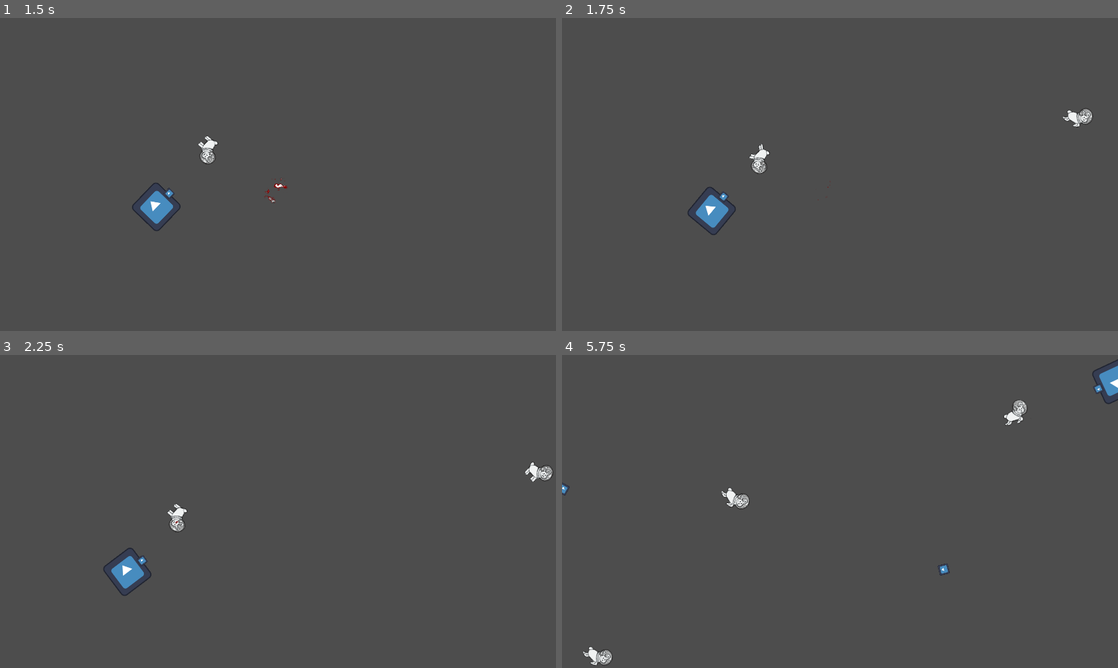
Above: before the commit, frames 1-4 (two rows, left to right).
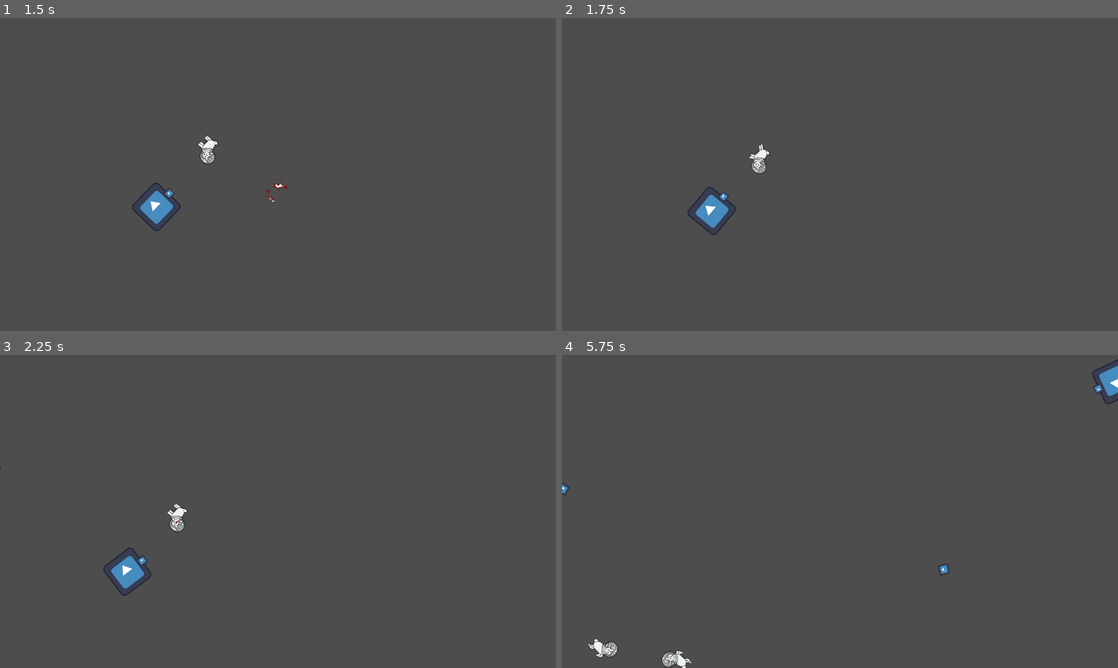
Above: after the commit, the same moments.

Repository: Voolak/Prophecy-of-the-Void
Game: Godot game, scene res://Scenes/LevelModel.tscn
Two runs of this game, one before a commit and one after it. Both use one fixed random seed, a clock stepped at 60 frames per second and the inputs below. The engine's default icon, where the game draws it, is replaced by a stand-in: a white triangle on a blue panel in a dark square.
Inputs (mouse positions are in pixels of both pictures, inside the frame that each line leads up to):
- Up to frame 1 (1.5 s): move the mouse to (400, 158) at 0.52 s; press the mouse at (400, 158) at 0.53 s; hold Right (right) 0.53-1.28 s; move the mouse to (166, 190) at 1.27 s; release the mouse at (166, 190) at 1.28 s; hold Down (down) from 1.28 s (still down); click (166, 190) at 1.35 s
- Up to frame 2 (1.75 s): keep holding Down (down)
- Up to frame 3 (2.25 s): move the mouse to (333, 442) at 2.02 s; release Down (down) at 2.03 s; press the mouse at (333, 442) at 2.03 s; hold Right (right) from 2.03 s (still down)
- Up to frame 4 (5.75 s): move the mouse to (812, 574) at 2.77 s; release Right (right) at 2.78 s; release the mouse at (812, 574) at 2.78 s; hold Up (up) 2.78-3.53 s; click (812, 574) at 2.85 s; move the mouse to (1006, 558) at 3.52 s; press the mouse at (1006, 558) at 3.53 s; hold Left (left) 3.53-5.03 s; move the mouse to (673, 464) at 4.27 s; release the mouse at (673, 464) at 4.28 s; click (673, 464) at 4.35 s; move the mouse to (867, 511) at 5.02 s; press the mouse at (867, 511) at 5.03 s; hold Down (down) from 5.03 s (still down)

Frame 1 is identical in both runs. In frame 2, 0.2% of the frame differs, in the area x 90-96%, y 28-35%; in frame 3, 0.2%; in frame 4, 0.8%, in the area x 3-84%, y 14-100%.

Commit message:
warp fixed

Diff:
--- a/Scenes/Homing_Ennemies.tscn
+++ b/Scenes/Homing_Ennemies.tscn
@@ -62,6 +62,45 @@
 [sub_resource type="CircleShape2D" id="CircleShape2D_u7jh8"]
 radius = 42.0
 
+[sub_resource type="Animation" id="Animation_d24kd"]
+length = 0.001
+tracks/0/type = "value"
+tracks/0/imported = false
+tracks/0/enabled = true
+tracks/0/path = NodePath("HurtBox/HurtBoxCollisionShape2D:disabled")
+tracks/0/interp = 1
+tracks/0/loop_wrap = true
+tracks/0/keys = {
+"times": PackedFloat32Array(0),
+"transitions": PackedFloat32Array(1),
+"update": 1,
+"values": [false]
+}
+tracks/1/type = "value"
+tracks/1/imported = false
+tracks/1/enabled = true
+tracks/1/path = NodePath("HitBox/HitBoxCollisionShape2D:disabled")
+tracks/1/interp = 1
+tracks/1/loop_wrap = true
+tracks/1/keys = {
+"times": PackedFloat32Array(0),
+"transitions": PackedFloat32Array(1),
+"update": 1,
+"values": [false]
+}
+tracks/2/type = "value"
+tracks/2/imported = false
+tracks/2/enabled = true
+tracks/2/path = NodePath("AnimatedSprite2D:material:shader_parameter/dissolve_value")
+tracks/2/interp = 1
+tracks/2/loop_wrap = true
+tracks/2/keys = {
+"times": PackedFloat32Array(0),
+"transitions": PackedFloat32Array(1),
+"update": 0,
+"values": [1.0]
+}
+
 [sub_resource type="Animation" id="Animation_n8md7"]
 resource_name = "death"
 tracks/0/type = "value"
@@ -115,45 +154,6 @@
 "values": [1.0, 0.0]
 }
 
-[sub_resource type="Animation" id="Animation_d24kd"]
-length = 0.001
-tracks/0/type = "value"
-tracks/0/imported = false
-tracks/0/enabled = true
-tracks/0/path = NodePath("HurtBox/HurtBoxCollisionShape2D:disabled")
-tracks/0/interp = 1
-tracks/0/loop_wrap = true
-tracks/0/keys = {
-"times": PackedFloat32Array(0),
-"transitions": PackedFloat32Array(1),
-"update": 1,
-"values": [false]
-}
-tracks/1/type = "value"
-tracks/1/imported = false
-tracks/1/enabled = true
-tracks/1/path = NodePath("HitBox/HitBoxCollisionShape2D:disabled")
-tracks/1/interp = 1
-tracks/1/loop_wrap = true
-tracks/1/keys = {
-"times": PackedFloat32Array(0),
-"transitions": PackedFloat32Array(1),
-"update": 1,
-"values": [false]
-}
-tracks/2/type = "value"
-tracks/2/imported = false
-tracks/2/enabled = true
-tracks/2/path = NodePath("AnimatedSprite2D:material:shader_parameter/dissolve_value")
-tracks/2/interp = 1
-tracks/2/loop_wrap = true
-tracks/2/keys = {
-"times": PackedFloat32Array(0),
-"transitions": PackedFloat32Array(1),
-"update": 0,
-"values": [1.0]
-}
-
 [sub_resource type="AnimationLibrary" id="AnimationLibrary_lo7og"]
 _data = {
 "RESET": SubResource("Animation_d24kd"),
--- a/Scenes/LevelModel.tscn
+++ b/Scenes/LevelModel.tscn
@@ -1,24 +1,28 @@
-[gd_scene load_steps=7 format=3 uid="uid://cpxoccaoj1f3t"]
+[gd_scene load_steps=8 format=3 uid="uid://cpxoccaoj1f3t"]
 
 [ext_resource type="PackedScene" uid="uid://d2i0ibutk1w5h" path="res://Scenes/Player.tscn" id="1_4xv6i"]
 [ext_resource type="PackedScene" uid="uid://b7bkndo2ht4yw" path="res://Scenes/GameManager.tscn" id="1_cmnsn"]
+[ext_resource type="Script" path="res://WarpZone.gd" id="2_evsbq"]
 [ext_resource type="Script" path="res://Scripts/Enemies.gd" id="3_kkc0p"]
 [ext_resource type="PackedScene" uid="uid://sfu3go1mbjcs" path="res://Scenes/Homing_Ennemies.tscn" id="5_1ny0w"]
 [ext_resource type="PackedScene" uid="uid://dyj4pf7yyxsye" path="res://Scenes/EnemySpawn.tscn" id="5_foc04"]
 
-[sub_resource type="RectangleShape2D" id="RectangleShape2D_8r3n1"]
-size = Vector2(1827.5, 984.5)
+[sub_resource type="RectangleShape2D" id="RectangleShape2D_ru7ca"]
+size = Vector2(1825, 1008)
 
 [node name="LevelModel" type="Node2D"]
 
+[node name="GameManager" parent="." instance=ExtResource("1_cmnsn")]
+
 [node name="WarpZone" type="Area2D" parent="."]
+collision_layer = 0
+collision_mask = 4
+script = ExtResource("2_evsbq")
 
 [node name="CollisionShape2D" type="CollisionShape2D" parent="WarpZone"]
-position = Vector2(968.25, 536.75)
-shape = SubResource("RectangleShape2D_8r3n1")
-debug_color = Color(0, 0.637437, 0.39209, 0.42)
-
-[node name="GameManager" parent="." instance=ExtResource("1_cmnsn")]
+position = Vector2(962.5, 536)
+shape = SubResource("RectangleShape2D_ru7ca")
+debug_color = Color(4.13924e-06, 0.64637, 0.238671, 0.42)
 
 [node name="Camera2D" type="Camera2D" parent="."]
 position = Vector2(960, 540)
@@ -26,8 +30,6 @@
 [node name="Player" parent="." groups=["player"] instance=ExtResource("1_4xv6i")]
 unique_name_in_owner = true
 position = Vector2(748, 595)
-rotation_speed = 5.0
-hp = 1
 
 [node name="Enemies" type="Node" parent="."]
 script = ExtResource("3_kkc0p")
@@ -41,3 +43,5 @@
 [node name="EnemySpawn" parent="." instance=ExtResource("5_foc04")]
 position = Vector2(-83.2546, -49.5216)
 scale = Vector2(0.681434, 0.774339)
+
+[connection signal="area_entered" from="WarpZone" to="WarpZone" method="_on_area_entered"]
--- a/Scripts/GameManager.gd
+++ b/Scripts/GameManager.gd
@@ -17,7 +17,3 @@
 	#for enemy in get_tree().get_nodes_in_group("enemies"):
 		#if enemy.hp <= 0:
 			#enemy.queue_free()
-
-
-func _on_timer_timeout():
-	get_tree().reload_current_scene()
--- a/Scripts/HomingEnnemy.gd
+++ b/Scripts/HomingEnnemy.gd
@@ -5,6 +5,7 @@
 @export var hp = 1
 
 var velocity = Vector2.ZERO
+var canWarp = false
 
 @onready var player = %Player
 @onready var screensize = get_viewport_rect().size
@@ -23,8 +24,9 @@
 	velocity += acceleration * delta
 	velocity = velocity.normalized() * speed
 	global_transform = global_transform.translated(velocity * delta)
-	position.x = wrapf(position.x, 0, screensize.x)
-	position.y = wrapf(position.y, 0, screensize.y)
+	if canWarp :
+		position.x = wrapf(position.x, 0, screensize.x)
+		position.y = wrapf(position.y, 0, screensize.y)
 	rotation = velocity.angle()
 
 # on bullet enter
@@ -33,3 +35,6 @@
 	if hp <= 0:
 		$".".animation_player.play("death")
 	area.queue_free()	#delete bullet
+
+func enable_wrap():
+	canWarp = true
--- /dev/null
+++ b/WarpZone.gd
@@ -0,0 +1,15 @@
+extends Area2D
+
+
+# Called when the node enters the scene tree for the first time.
+func _ready():
+	pass # Replace with function body.
+
+
+# Called every frame. 'delta' is the elapsed time since the previous frame.
+func _process(delta):
+	pass
+
+
+func _on_area_entered(enemy):
+	enemy.get_parent().enable_wrap()
